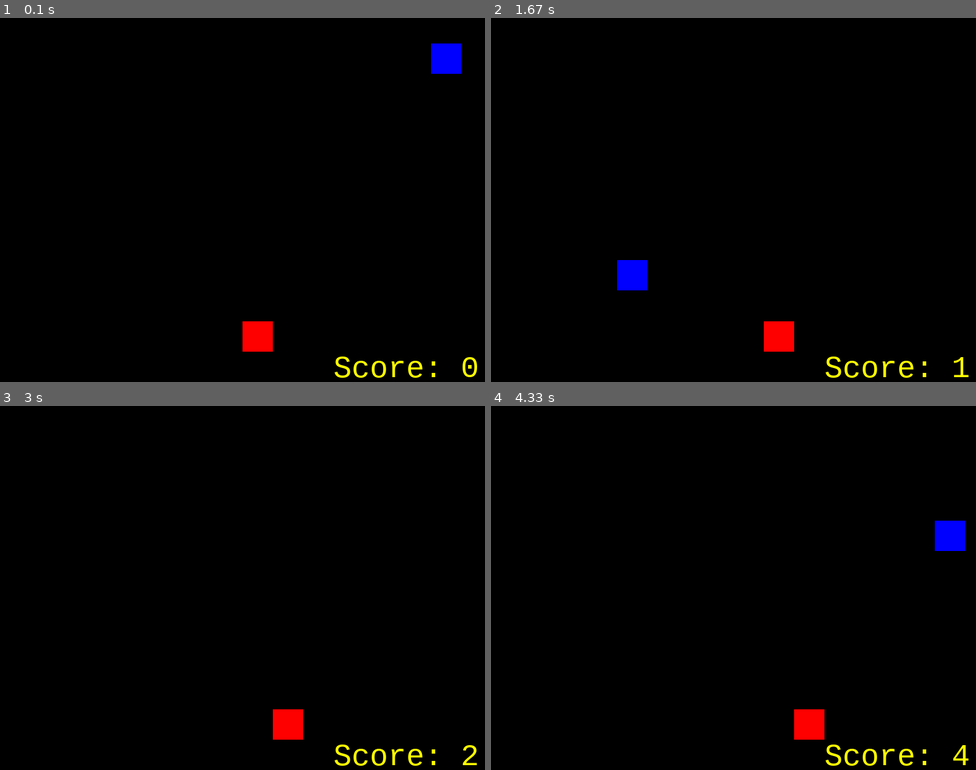
Above: before the commit, frames 1-4 (two rows, left to right).
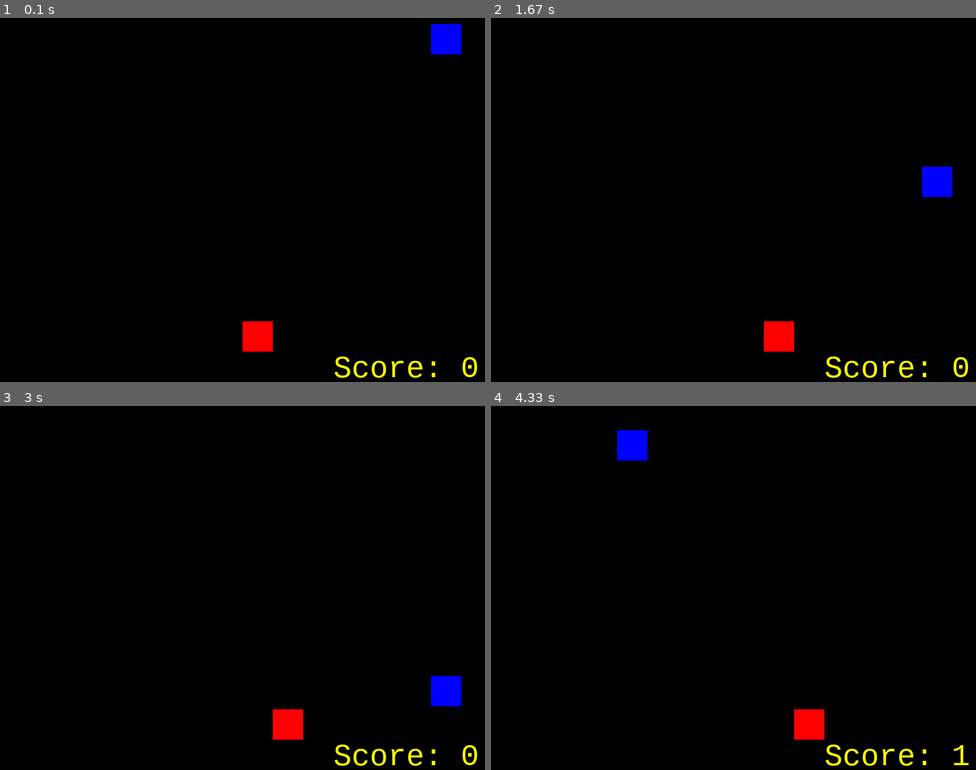
Above: after the commit, the same moments.

Repository: Sangram2905/Block_racing_pyGame
Game: pygame game, started from Block racing Python game Single Enemy.py
Two runs of this game, one before a commit and one after it. Both use one fixed random seed, a clock stepped at 60 frames per second and the inputs below.
Inputs:
- Up to frame 1 (0.1 s): no input
- Up to frame 2 (1.67 s): hold Right 0.33-0.8 s; hold Right 0.83-1.3 s; hold Left from 1.33 s (still down)
- Up to frame 3 (3 s): release Left at 1.87 s; hold Left 1.9-2.3 s; hold Right 2.33-2.97 s
- Up to frame 4 (4.33 s): hold Left 3-3.47 s; hold Right 3.5-3.97 s; hold Right from 4 s (still down)

The runs differ from the first frame. In frame 1, 0.7% of the frame differs, in the area x 88-96%, y 1-16%; in frame 2, 1.1%, in the area x 26-99%, y 40-99%; in frame 3, 0.6%; in frame 4, 1.1%.

Commit message:
Issue fixed
Removed the Extra / hide Player move on both Corners
Added the speed function

Diff:
--- a/Block racing Python game Single Enemy.py
+++ b/Block racing Python game Single Enemy.py
@@ -7,6 +7,7 @@
 import sys
 import random
 import pygame
+
 
 pygame.init()
 
@@ -23,8 +24,8 @@
 enemy_pos = [random.randint(0,WIDTH-enemy_size),0]
 enemy_list= [enemy_pos]
 
-SPEED = random.randint(5,30)
-
+#SPEED = random.randint(5,30)
+SPEED = 5
 
 screen = pygame.display.set_mode((WIDTH ,HEIGHT))
 
@@ -49,20 +50,28 @@
     for event in pygame.event.get():
         if event.type == pygame.QUIT:
             sys.exit()
+
         if event.type == pygame.KEYDOWN:
+                if player_pos[0] in range (50,WIDTH-50):
+                    x = player_pos[0] #horizontal movment
+                    y = player_pos[1] #vertical movment
+                    if x in range (50,WIDTH-50):
+                            if event.key == pygame.K_LEFT:
+                                    x -= player_size
 
-            x = player_pos[0] #horizontal movment
-            y = player_pos[1] #vertical movment
-
-            if event.key == pygame.K_LEFT:
-                x -= player_size
-
-            elif event.key == pygame.K_RIGHT:
-                x += player_size
-
-            player_pos = [x,y]
+                            elif event.key == pygame.K_RIGHT:
+                                    x += player_size
+                if x in range (-100,50):
+                        if event.key == pygame.K_RIGHT:
+                                x += player_size
+                if x in range (700,850):
+                        if event.key == pygame.K_LEFT:
+                                x -= player_size
+                player_pos = [x,y]
 
     #print(event)
+    print(player_pos)
+    print(SCORE)
     screen.fill(Background_color)
 
     if enemy_pos[1]>=0 and enemy_pos[1] < HEIGHT:
